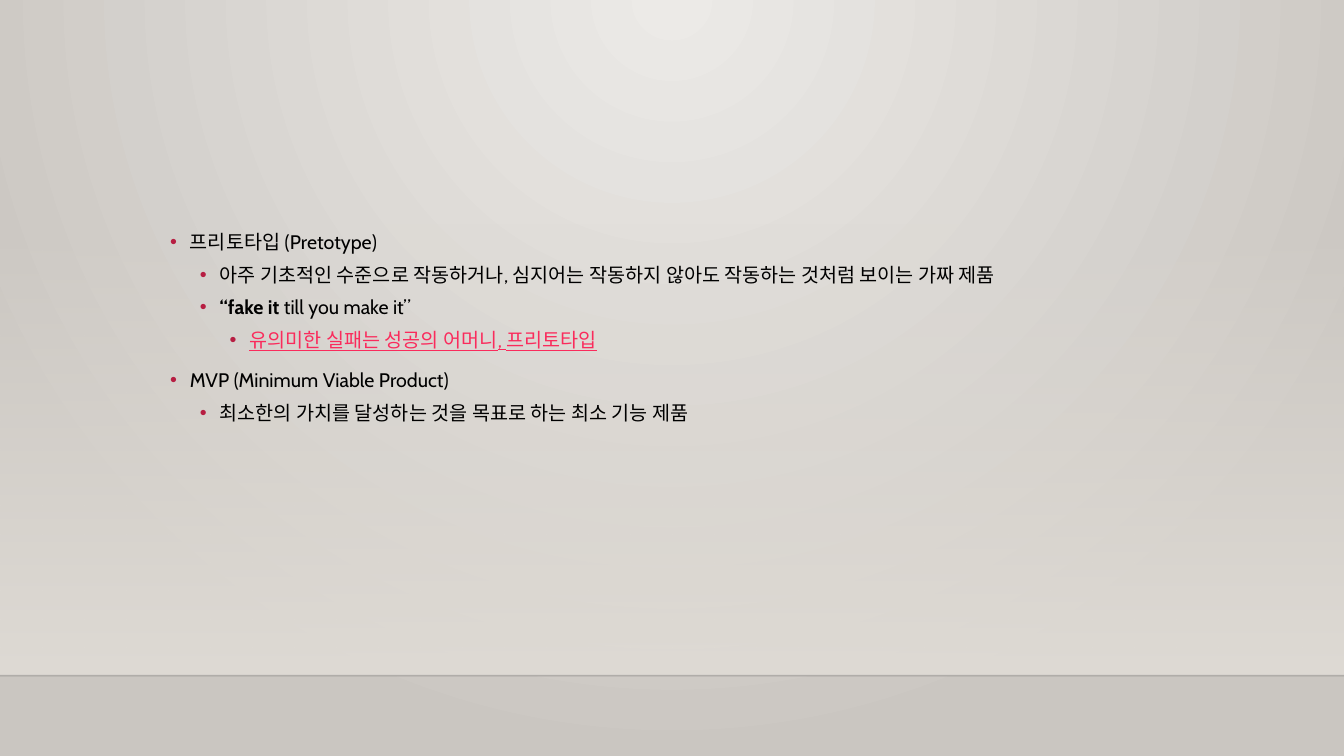
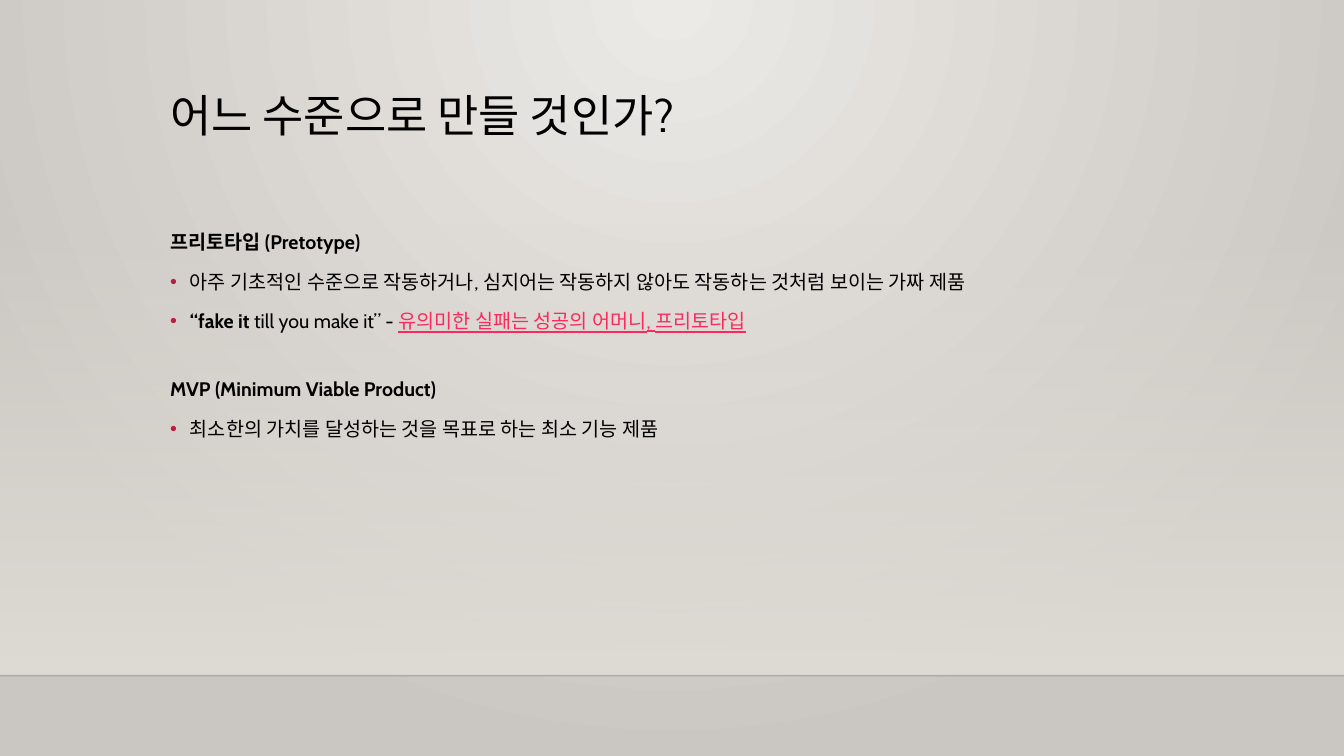
Before and after one commit to m00nlygreat/obsidian-vault, a slide deck: slide 16 of 노코드 엔지니어링/노코드 개론.pptx. Drawn at 1344x756 pixels with LibreOffice and Linux fonts; fonts in the diff are those of the drawing; background and template pictures are left out. Boxes give left, top, right and bottom in pixels: in the first picture for what was removed or moved away, otherwise in the second. Text is boxed around its words. In the diff, an @@ line names an element or a change of style, - is before the commit and + after.

Commit message:
백업 완료: 2023-11-25 03:46:04
Affected files:
.obsidian/appearance.json
.obsidian/workspace.json
노코드 엔지니어링/노션으로 랜딩페이지 만들기.md
노코드 엔지니어링/노션으로 랜딩페이지 만들기.pptx
노코드 엔지니어링/노코드 개론.md
노코드 엔지니어링/노코드 개론.pptx

```diff
--- a/노코드 엔지니어링/노코드 개론.pptx
+++ b/노코드 엔지니어링/노코드 개론.pptx
@@ title added at (170, 95, 674, 136), 32 pt, text #000000 @@
+어느 수준으로 만들 것인가?
@@ text at (170, 232, 965, 438): bold on in "프리토타입 (Pretotype)", "MVP (Minimum Viable Product)"; bullet • to none; more space between paragraphs; list level 2 to 1 in "아주 기초적인 수준으로 작동하거나, 심지어는 ..."; list level 2 to 1 in "최소한의 가치를 달성하는 것을 목표로 ..." @@
@@ text at (190, 312, 745, 333): text changed @@
-  • “fake it till you make it”
-    • 유의미한 실패는 성공의 어머니, 프리토타입
+• “fake it till you make it” - 유의미한 실패는 성공의 어머니, 프리토타입
```
Also in this commit, not shown: 7 other slides changed, 5 other files.
